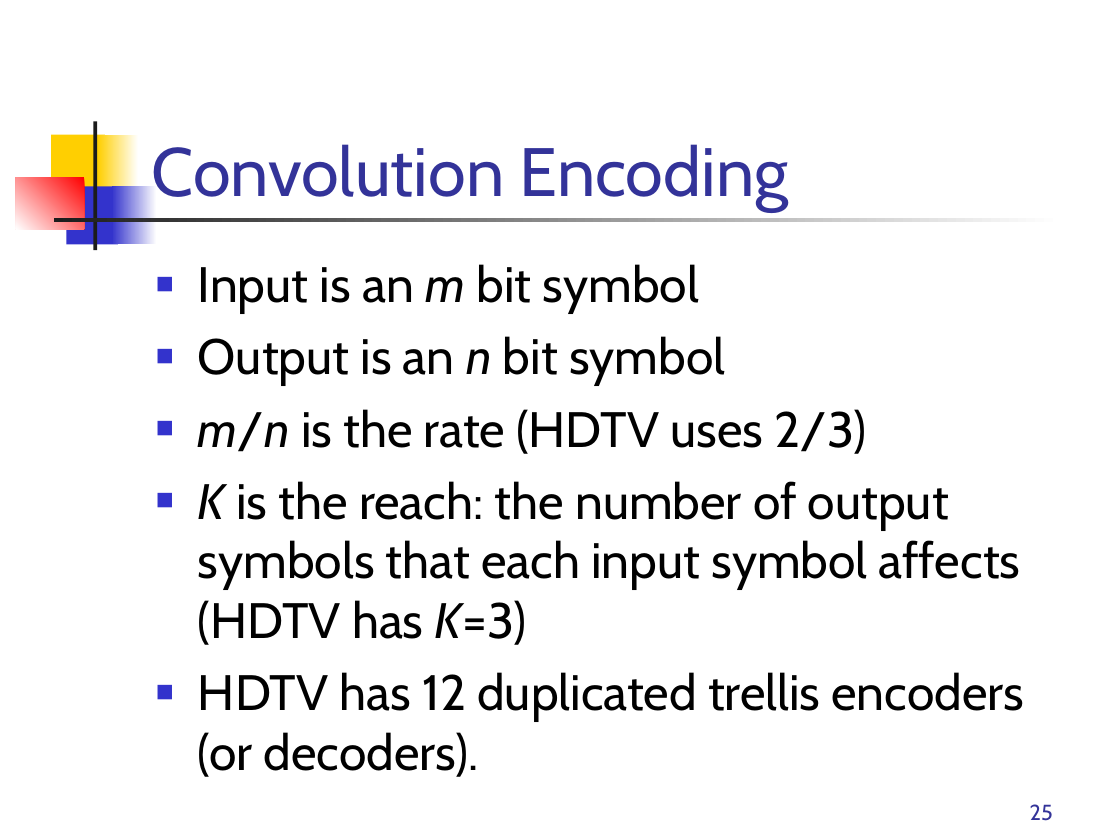
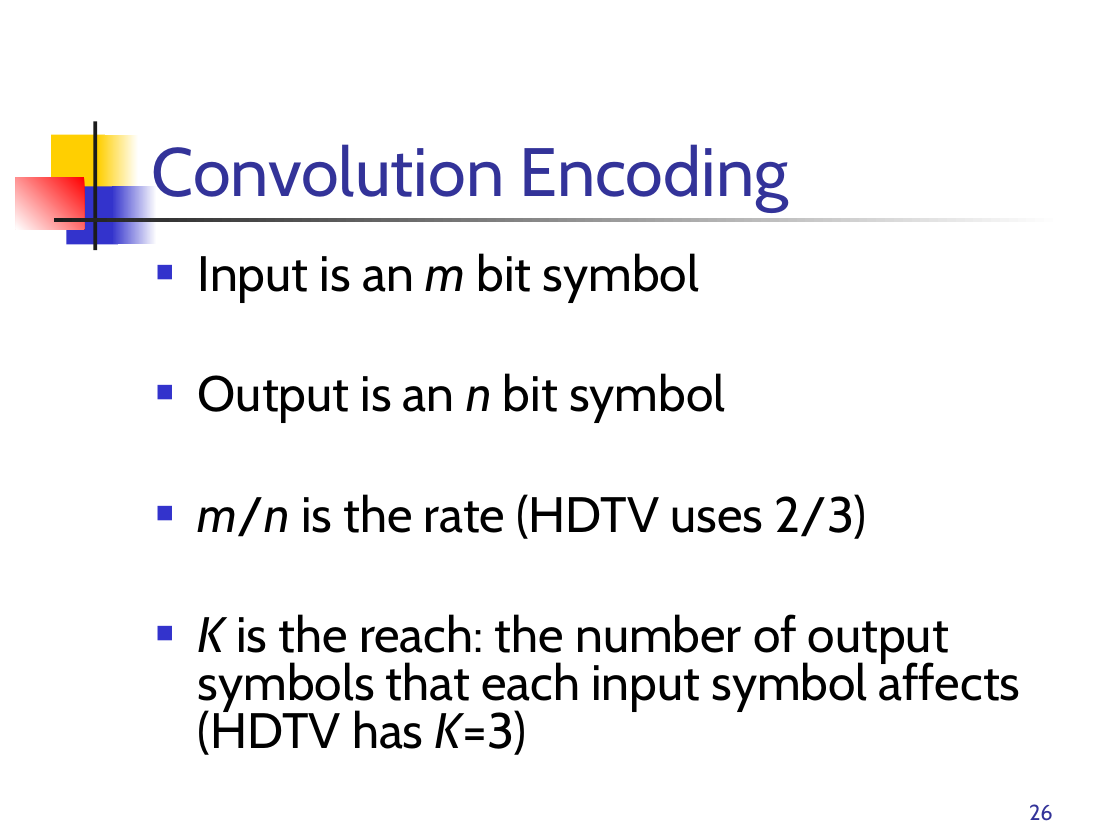
Before and after one commit to rrnewton/StreamIt, a slide deck: slide 26 of streams/apps/applications/hdtv/docs/Streamit-HDTV.ppt (slide 25 before the commit). Drawn at 1120x840 pixels with LibreOffice and Linux fonts; fonts in the diff are those of the drawing. Boxes give left, top, right and bottom in pixels: in the first picture for what was removed or moved away, otherwise in the second. Text is boxed around its words. In the diff, an @@ line names an element or a change of style, - is before the commit and + after.

Commit message:
Updated versions of my Presentations on HDTV for Friday

```diff
--- a/streams/apps/applications/hdtv/docs/Streamit-HDTV.ppt
+++ b/streams/apps/applications/hdtv/docs/Streamit-HDTV.ppt
@@ text "Input is an m bit ..." at [198,253,1021,755]: line spacing 1 to 0.8 @@
@@ text at [198,672,1024,777]: paragraph removed @@
-■ HDTV has 12 duplicated trellis encoders (or decoders).
@@ page number at [1029,804,1053,821]: text changed @@
-25
+26
```
Also in this commit, not shown: 7 other slides changed, 1 slide added, 1 other file.
